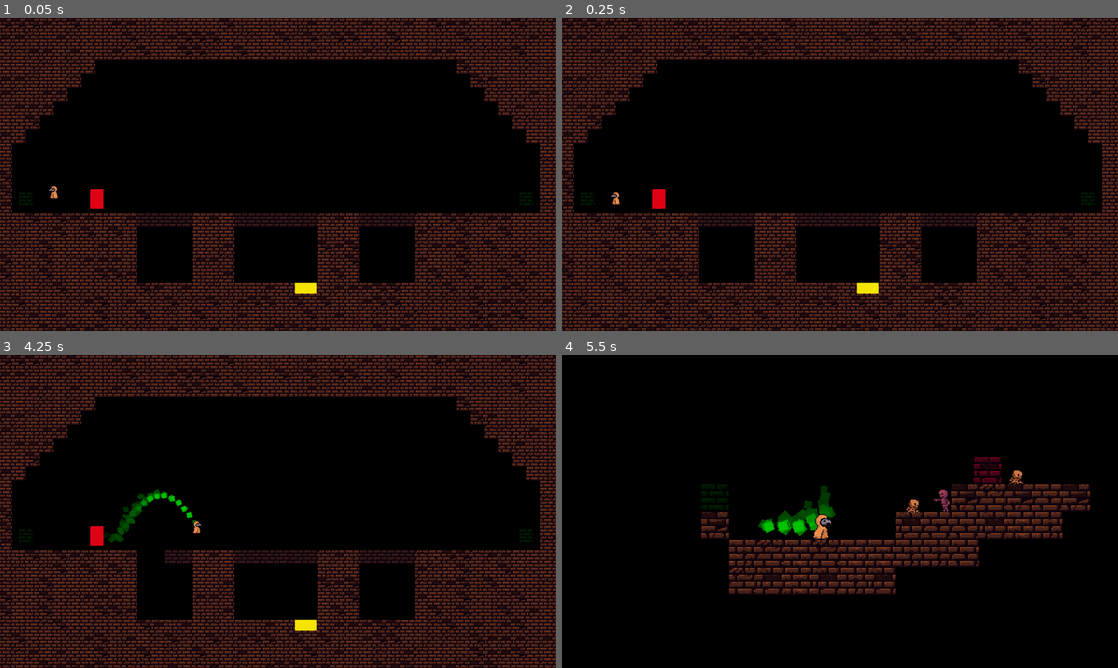
Above: before the commit, frames 1-4 (two rows, left to right).
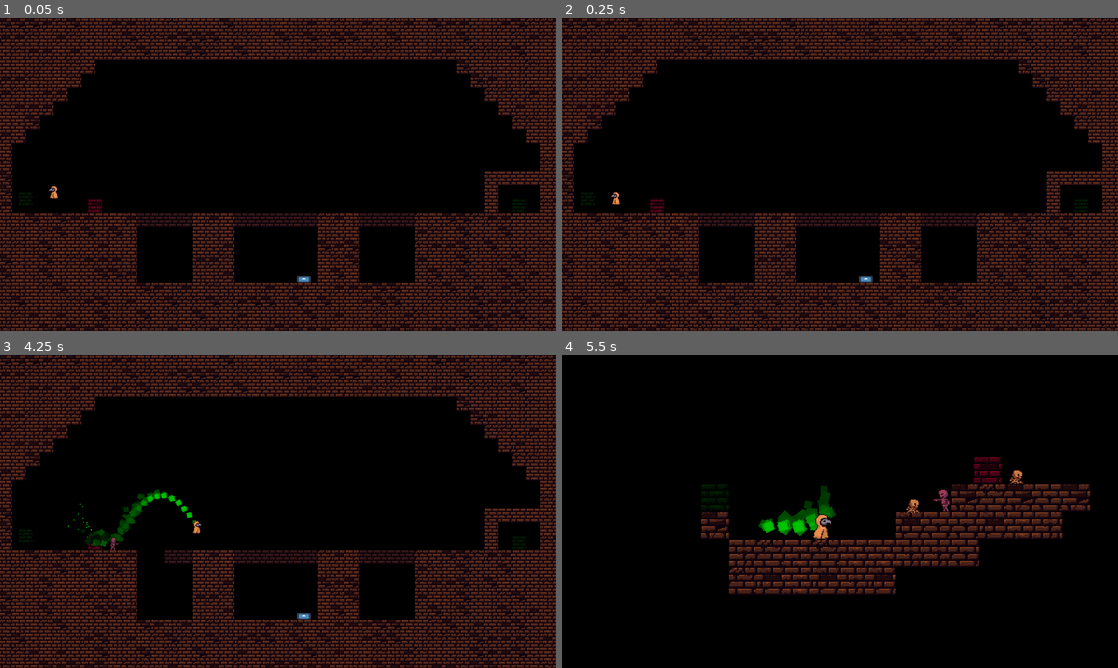
Above: after the commit, the same moments.

Repository: greatbrick0/GdFallJam2025
Game: Godot game, scene res://Scenes/Levels/level_8.tscn
Two runs of this game, one before a commit and one after it. Both use one fixed random seed, a clock stepped at 60 frames per second and the inputs below. This scene is started directly instead of the project's main scene. The engine's default icon, where the game draws it, is replaced by a stand-in: a white triangle on a blue panel in a dark square. Sound files missing from this copy of the repository are replaced by a short silence.
Inputs:
- Up to frame 1 (0.05 s): no input
- Up to frame 2 (0.25 s): no input
- Up to frame 3 (4.25 s): hold D (moveright) 0.53-2.03 s; tap E (interact) every 0.75 s from 0.6 to 3.6 s; tap Space (jump) at 0.77, 1.52, 3.02, 3.77 s; hold A (moveleft) 2.03-2.78 s; hold D (moveright) from 2.78 s (still down); tap R (reset) at 4.15 s
- Up to frame 4 (5.5 s): release D (moveright) at 4.28 s; hold A (moveleft) 4.28-5.03 s; tap E (interact) at 4.35, 5.1 s; tap Space (jump) at 4.52 s; hold D (moveright) from 5.03 s (still down)

The runs differ from the first frame. In frame 1, 0.9% of the frame differs, in the area x 15-98%, y 49-88%; in frame 2, 0.9%; in frame 3, 1.0%, in the area x 12-98%, y 47-88%; in frame 4, nothing differs.

Commit message:
Fixed All Levels

Diff:
--- /dev/null
+++ b/gdfalljam/Scenes/Level Elements/slab.tscn
@@ -0,0 +1,23 @@
+[gd_scene load_steps=3 format=3 uid="uid://dvugarm0g5oyl"]
+
+[ext_resource type="Texture2D" uid="uid://bd0sl13j16v4l" path="res://Sprites/Wall_Flat_6Variations.png" id="2_ecvwk"]
+
+[sub_resource type="RectangleShape2D" id="RectangleShape2D_oxmxq"]
+size = Vector2(64, 32)
+
+[node name="Bars" type="Node2D"]
+
+[node name="Visuals" type="Node2D" parent="."]
+
+[node name="Sprite2D" type="Sprite2D" parent="Visuals"]
+position = Vector2(0, 16)
+scale = Vector2(2, 2)
+texture = ExtResource("2_ecvwk")
+region_enabled = true
+region_rect = Rect2(0, 0, 32, 16)
+
+[node name="StaticBody2D" type="StaticBody2D" parent="."]
+
+[node name="CollisionShape2D" type="CollisionShape2D" parent="StaticBody2D"]
+position = Vector2(0, 16)
+shape = SubResource("RectangleShape2D_oxmxq")
--- a/gdfalljam/Scenes/Levels/level_13.tscn
+++ b/gdfalljam/Scenes/Levels/level_13.tscn
@@ -8,6 +8,8 @@
 [ext_resource type="PackedScene" uid="uid://le8i56mmqdmx" path="res://Scenes/Level Elements/lift.tscn" id="6_j1sqg"]
 [ext_resource type="PackedScene" uid="uid://cmrps5yfyfivq" path="res://Scenes/Level Elements/lift_follower.tscn" id="7_51crm"]
 [ext_resource type="PackedScene" uid="uid://cpeax3brrhs7m" path="res://Scenes/Level Elements/lever.tscn" id="8_2ykwf"]
+[ext_resource type="PackedScene" uid="uid://bu82tj4jc707m" path="res://Scenes/Level Elements/bars.tscn" id="9_p7cy0"]
+[ext_resource type="PackedScene" uid="uid://pu2id3yji55y" path="res://Scenes/Level Elements/pressure_plate.tscn" id="10_stmky"]
 
 [node name="Level1" type="Node2D"]
 
@@ -29,14 +31,6 @@
 scale = Vector2(2, 2)
 tile_map_data = PackedByteArray("AADo/wgAAAACAAEAAADp/wgAAAABAAAAAADq/wgAAAABAAAAAADr/wgAAAABAAAAAADs/wgAAAACAAEAAADt/w …(9600 unchanged characters)…
 tile_set = ExtResource("2_svmjr")
-
-[node name="ExitButton" type="ColorRect" parent="."]
-offset_left = 379.0
-offset_top = -556.0
-offset_right = 479.0
-offset_bottom = -506.0
-color = Color(0.955203, 0.894287, 0, 1)
-metadata/_edit_use_anchors_ = true
 
 [node name="ExitDoor2" parent="." instance=ExtResource("3_d3xne")]
 position = Vector2(984, -558)
@@ -145,5 +139,12 @@
 [node name="Lever2" parent="." instance=ExtResource("8_2ykwf")]
 position = Vector2(-1512, -366)
 
+[node name="Bars" parent="." instance=ExtResource("9_p7cy0")]
+position = Vector2(792, -558)
+
+[node name="PressurePlate" parent="." instance=ExtResource("10_stmky")]
+position = Vector2(440, -558)
+
 [connection signal="UsedLever" from="Lever" to="Lift" method="AdjustBlockersByBool"]
 [connection signal="UsedLever" from="Lever2" to="Lift2" method="AdjustBlockersByBool"]
+[connection signal="UsedPlate" from="PressurePlate" to="Bars" method="AdjustBlockersByBool"]
--- a/gdfalljam/Scenes/Levels/level_14.tscn
+++ b/gdfalljam/Scenes/Levels/level_14.tscn
@@ -1,15 +1,17 @@
-[gd_scene load_steps=6 format=4 uid="uid://d1fpj7us8o4qh"]
+[gd_scene load_steps=8 format=4 uid="uid://d1fpj7us8o4qh"]
 
 [ext_resource type="PackedScene" uid="uid://uxmg7mq10mgq" path="res://Scenes/Level Elements/player.tscn" id="1_foadf"]
 [ext_resource type="TileSet" uid="uid://y5q7a6m80lot" path="res://tileset1.tres" id="2_4t6j2"]
 [ext_resource type="PackedScene" uid="uid://eiq2oqtoafcv" path="res://Scenes/Level Elements/exit_door.tscn" id="3_4t6j2"]
 [ext_resource type="PackedScene" uid="uid://cvvui0urjk1rx" path="res://Scenes/Level Elements/bridge.tscn" id="4_lxujq"]
 [ext_resource type="PackedScene" uid="uid://dgosw5ukbqhgr" path="res://Scenes/Level Elements/grave_stone.tscn" id="5_yxi1c"]
+[ext_resource type="PackedScene" uid="uid://pu2id3yji55y" path="res://Scenes/Level Elements/pressure_plate.tscn" id="6_q7r5e"]
+[ext_resource type="PackedScene" uid="uid://dvugarm0g5oyl" path="res://Scenes/Level Elements/slab.tscn" id="7_1vycg"]
 
 [node name="Level1" type="Node2D"]
 
 [node name="Player" parent="." instance=ExtResource("1_foadf")]
-position = Vector2(-1834, 466)
+position = Vector2(-2024, 466)
 
 [node name="Camera2D" type="Camera2D" parent="."]
 position = Vector2(-616, 18)
@@ -27,33 +29,13 @@
 tile_map_data = PackedByteArray("AADe/wcAAAABAAEAAADe/wgAAAACAAEAAADe/wkAAAAAAAAAAADf/wcAAAAAAAAAAADf/wgAAAACAAEAAADf/w …(15744 unchanged characters)…
 tile_set = ExtResource("2_4t6j2")
 
-[node name="ExitButton" type="ColorRect" parent="."]
-offset_left = -1800.0
-offset_top = -558.0
-offset_right = -1700.0
-offset_bottom = -508.0
-color = Color(0.955203, 0.894287, 0, 1)
-
-[node name="ExitButton2" type="ColorRect" parent="."]
-offset_left = -1800.0
-offset_top = -238.0
-offset_right = -1700.0
-offset_bottom = -188.0
-color = Color(0.955203, 0.894287, 0, 1)
-
-[node name="ExitButton3" type="ColorRect" parent="."]
-offset_left = -1800.0
-offset_top = 146.0
-offset_right = -1700.0
-offset_bottom = 196.0
-color = Color(0.955203, 0.894287, 0, 1)
-
 [node name="ExitDoor2" parent="." instance=ExtResource("3_4t6j2")]
-position = Vector2(-1576, 498)
+position = Vector2(-1704, 466)
+blockers = 3
 nextLevel = "res://Scenes/win_screen.tscn"
 
 [node name="ExitDoor3" parent="." instance=ExtResource("3_4t6j2")]
-position = Vector2(-1992, 498)
+position = Vector2(-2120, 466)
 decorative = true
 
 [node name="Bridge2" parent="." instance=ExtResource("4_lxujq")]
@@ -172,3 +154,25 @@
 
 [node name="GraveStone3" parent="." instance=ExtResource("5_yxi1c")]
 position = Vector2(-1640, -942)
+
+[node name="PressurePlate" parent="." instance=ExtResource("6_q7r5e")]
+position = Vector2(-1768, -590)
+
+[node name="PressurePlate2" parent="." instance=ExtResource("6_q7r5e")]
+position = Vector2(-1768, -270)
+
+[node name="PressurePlate3" parent="." instance=ExtResource("6_q7r5e")]
+position = Vector2(-1768, 114)
+
+[node name="Bars" parent="." instance=ExtResource("7_1vycg")]
+position = Vector2(-1768, 146)
+
+[node name="Bars2" parent="." instance=ExtResource("7_1vycg")]
+position = Vector2(-1768, -238)
+
+[node name="Bars3" parent="." instance=ExtResource("7_1vycg")]
+position = Vector2(-1768, -558)
+
+[connection signal="UsedPlate" from="PressurePlate" to="ExitDoor2" method="AdjustBlockersByBool"]
+[connection signal="UsedPlate" from="PressurePlate2" to="ExitDoor2" method="AdjustBlockersByBool"]
+[connection signal="UsedPlate" from="PressurePlate3" to="ExitDoor2" method="AdjustBlockersByBool"]
--- a/gdfalljam/Scenes/Levels/level_4.tscn
+++ b/gdfalljam/Scenes/Levels/level_4.tscn
@@ -1,8 +1,11 @@
-[gd_scene load_steps=4 format=4 uid="uid://bjgwvb863pg6x"]
+[gd_scene load_steps=7 format=4 uid="uid://bjgwvb863pg6x"]
 
 [ext_resource type="PackedScene" uid="uid://uxmg7mq10mgq" path="res://Scenes/Level Elements/player.tscn" id="1_ur571"]
 [ext_resource type="TileSet" uid="uid://y5q7a6m80lot" path="res://tileset1.tres" id="2_xair0"]
 [ext_resource type="PackedScene" uid="uid://eiq2oqtoafcv" path="res://Scenes/Level Elements/exit_door.tscn" id="3_6grq2"]
+[ext_resource type="PackedScene" uid="uid://dgosw5ukbqhgr" path="res://Scenes/Level Elements/grave_stone.tscn" id="4_jqrsn"]
+[ext_resource type="PackedScene" uid="uid://pu2id3yji55y" path="res://Scenes/Level Elements/pressure_plate.tscn" id="5_t74h0"]
+[ext_resource type="PackedScene" uid="uid://bu82tj4jc707m" path="res://Scenes/Level Elements/bars.tscn" id="6_t74h0"]
 
 [node name="Level2" type="Node2D"]
 
@@ -22,38 +25,8 @@
 texture_filter = 1
 position = Vector2(-200, 50)
 scale = Vector2(2, 2)
-tile_map_data = PackedByteArray("AADy//b/AAAAAAEAAADy//f/AAA …(7984 unchanged characters)… AAAEAAAAPAPr/AAABAAAAAAD3//r/AAACAAEAAAA=")
+tile_map_data = PackedByteArray("AADy//b/AAAAAAEAAADy//f/AAA …(7984 unchanged characters)… AAAEAAAAPAPr/AAABAAAAAAD3//r/AAACAAEAAAAOAPr/AAABAAEAAAAPAPv/AAABAAAAAAAPAPz/AAAAAAEAAAANAPr/AAACAAAAAAAOAPv/AAACAAAAAAAOAPz/AAABAAAAAAAPAP3/AAACAAAAAAAPAP7/AAAAAAAAAAAPAP//AAAAAAAAAAA=")
 tile_set = ExtResource("2_xair0")
-
-[node name="ExitButton" type="ColorRect" parent="."]
-offset_left = 533.0
-offset_top = 126.0
-offset_right = 633.0
-offset_bottom = 176.0
-color = Color(0.955203, 0.894287, 0, 1)
-metadata/_edit_use_anchors_ = true
-
-[node name="ExitButton2" type="ColorRect" parent="."]
-offset_left = -539.0
-offset_top = 125.0
-offset_right = -439.0
-offset_bottom = 175.0
-color = Color(0.955203, 0.894287, 0, 1)
-metadata/_edit_use_anchors_ = true
-
-[node name="Gravestone" type="ColorRect" parent="."]
-offset_left = -181.0
-offset_top = 65.0
-offset_right = -121.0
-offset_bottom = 155.0
-color = Color(0.876153, 0, 0.0757443, 1)
-
-[node name="Gravestone2" type="ColorRect" parent="."]
-offset_left = 177.0
-offset_top = 63.0
-offset_right = 237.0
-offset_bottom = 153.0
-color = Color(0.876153, 0, 0.0757443, 1)
 
 [node name="ExitDoor" parent="." instance=ExtResource("3_6grq2")]
 position = Vector2(920, 82)
@@ -62,3 +35,22 @@
 [node name="ExitDoor2" parent="." instance=ExtResource("3_6grq2")]
 position = Vector2(-872, 82)
 decorative = true
+
+[node name="GraveStone" parent="." instance=ExtResource("4_jqrsn")]
+position = Vector2(-168, 82)
+
+[node name="GraveStone2" parent="." instance=ExtResource("4_jqrsn")]
+position = Vector2(216, 82)
+
+[node name="PressurePlate" parent="." instance=ExtResource("5_t74h0")]
+position = Vector2(-488, 82)
+
+[node name="PressurePlate2" parent="." instance=ExtResource("5_t74h0")]
+position = Vector2(568, 82)
+
+[node name="Bars" parent="." instance=ExtResource("6_t74h0")]
+position = Vector2(792, 82)
+blockers = 2
+
+[connection signal="UsedPlate" from="PressurePlate" to="Bars" method="AdjustBlockersByBool"]
+[connection signal="UsedPlate" from="PressurePlate2" to="Bars" method="AdjustBlockersByBool"]
--- a/gdfalljam/Scenes/Levels/level_5.tscn
+++ b/gdfalljam/Scenes/Levels/level_5.tscn
@@ -1,8 +1,10 @@
-[gd_scene load_steps=4 format=4 uid="uid://co54750gmxif5"]
+[gd_scene load_steps=6 format=4 uid="uid://co54750gmxif5"]
 
 [ext_resource type="PackedScene" uid="uid://uxmg7mq10mgq" path="res://Scenes/Level Elements/player.tscn" id="1_efpaj"]
 [ext_resource type="TileSet" uid="uid://y5q7a6m80lot" path="res://tileset1.tres" id="2_arbu7"]
 [ext_resource type="PackedScene" uid="uid://eiq2oqtoafcv" path="res://Scenes/Level Elements/exit_door.tscn" id="3_arbu7"]
+[ext_resource type="PackedScene" uid="uid://dgosw5ukbqhgr" path="res://Scenes/Level Elements/grave_stone.tscn" id="4_sanrf"]
+[ext_resource type="PackedScene" uid="uid://pu2id3yji55y" path="res://Scenes/Level Elements/pressure_plate.tscn" id="5_2634h"]
 
 [node name="Level2" type="Node2D"]
 
@@ -25,25 +27,19 @@
 tile_map_data = PackedByteArray("AADy/wgAAAACAAEAAADz/wgAAAAAAAEAAAD0/wgAAAACAAAAAAD1/wgAAAABAAAAAAD2/wgAAAABAAAAAAD3/w …(8576 unchanged characters)…
 tile_set = ExtResource("2_arbu7")
 
-[node name="ExitButton" type="ColorRect" parent="."]
-offset_left = 148.0
-offset_top = 303.0
-offset_right = 248.0
-offset_bottom = 353.0
-color = Color(0.955203, 0.894287, 0, 1)
-metadata/_edit_use_anchors_ = true
-
-[node name="Gravestone" type="ColorRect" parent="."]
-offset_left = -121.0
-offset_top = -135.0
-offset_right = -61.0
-offset_bottom = -45.0
-color = Color(0.876153, 0, 0.0757443, 1)
-
 [node name="ExitDoor" parent="." instance=ExtResource("3_arbu7")]
 position = Vector2(216, -46)
+blockers = 1
 nextLevel = "res://Scenes/Levels/level_6.tscn"
 
 [node name="ExitDoor2" parent="." instance=ExtResource("3_arbu7")]
 position = Vector2(-776, 274)
 decorative = true
+
+[node name="GraveStone" parent="." instance=ExtResource("4_sanrf")]
+position = Vector2(-104, -46)
+
+[node name="PressurePlate" parent="." instance=ExtResource("5_2634h")]
+position = Vector2(216, 274)
+
+[connection signal="UsedPlate" from="PressurePlate" to="ExitDoor" method="AdjustBlockersByBool"]
--- a/gdfalljam/Scenes/Levels/level_7.tscn
+++ b/gdfalljam/Scenes/Levels/level_7.tscn
@@ -1,9 +1,11 @@
-[gd_scene load_steps=5 format=4 uid="uid://bw3clcc4rhe6t"]
+[gd_scene load_steps=7 format=4 uid="uid://bw3clcc4rhe6t"]
 
 [ext_resource type="PackedScene" uid="uid://uxmg7mq10mgq" path="res://Scenes/Level Elements/player.tscn" id="1_vb8ac"]
 [ext_resource type="TileSet" uid="uid://y5q7a6m80lot" path="res://tileset1.tres" id="2_10co4"]
 [ext_resource type="PackedScene" uid="uid://eiq2oqtoafcv" path="res://Scenes/Level Elements/exit_door.tscn" id="3_vb8ac"]
 [ext_resource type="PackedScene" uid="uid://cvvui0urjk1rx" path="res://Scenes/Level Elements/bridge.tscn" id="4_10co4"]
+[ext_resource type="PackedScene" uid="uid://dgosw5ukbqhgr" path="res://Scenes/Level Elements/grave_stone.tscn" id="5_hubum"]
+[ext_resource type="PackedScene" uid="uid://pu2id3yji55y" path="res://Scenes/Level Elements/pressure_plate.tscn" id="6_qhxxe"]
 
 [node name="Level2" type="Node2D"]
 
@@ -25,27 +27,13 @@
 tile_map_data = PackedByteArray("AADu/wsAAAACAAEAAADv/wsAAAAAAAEAAADw/wsAAAAAAAEAAADx/wsAAAACAAEAAADy/wsAAAAAAAEAAADz/w …(10512 unchanged characters)…
 tile_set = ExtResource("2_10co4")
 
-[node name="ExitButton" type="ColorRect" parent="."]
-offset_left = 465.0
-offset_top = 499.0
-offset_right = 565.0
-offset_bottom = 549.0
-color = Color(0.955203, 0.894287, 0, 1)
-metadata/_edit_use_anchors_ = true
-
-[node name="Gravestone" type="ColorRect" parent="."]
-offset_left = -901.0
-offset_top = 65.0
-offset_right = -841.0
-offset_bottom = 155.0
-color = Color(0.876153, 0, 0.0757443, 1)
-
 [node name="ExitDoor2" parent="." instance=ExtResource("3_vb8ac")]
-position = Vector2(1144, 114)
+position = Vector2(1112, 146)
+blockers = 1
 nextLevel = "res://Scenes/Levels/level_8.tscn"
 
 [node name="ExitDoor3" parent="." instance=ExtResource("3_vb8ac")]
-position = Vector2(-1160, 114)
+position = Vector2(-1128, 146)
 decorative = true
 
 [node name="Bridge3" parent="." instance=ExtResource("4_10co4")]
@@ -83,3 +71,11 @@
 
 [node name="Bridge14" parent="." instance=ExtResource("4_10co4")]
 position = Vector2(536, 210)
+
+[node name="GraveStone" parent="." instance=ExtResource("5_hubum")]
+position = Vector2(-872, 146)
+
+[node name="PressurePlate" parent="." instance=ExtResource("6_qhxxe")]
+position = Vector2(504, 530)
+
+[connection signal="UsedPlate" from="PressurePlate" to="ExitDoor2" method="AdjustBlockersByBool"]
--- a/gdfalljam/Scenes/Levels/level_8.tscn
+++ b/gdfalljam/Scenes/Levels/level_8.tscn
@@ -1,9 +1,12 @@
-[gd_scene load_steps=5 format=4 uid="uid://wyro687p15re"]
+[gd_scene load_steps=8 format=4 uid="uid://wyro687p15re"]
 
 [ext_resource type="PackedScene" uid="uid://uxmg7mq10mgq" path="res://Scenes/Level Elements/player.tscn" id="1_hggss"]
 [ext_resource type="TileSet" uid="uid://y5q7a6m80lot" path="res://tileset1.tres" id="2_rt0ev"]
 [ext_resource type="PackedScene" uid="uid://eiq2oqtoafcv" path="res://Scenes/Level Elements/exit_door.tscn" id="3_wb0au"]
 [ext_resource type="PackedScene" uid="uid://cvvui0urjk1rx" path="res://Scenes/Level Elements/bridge.tscn" id="4_vrrej"]
+[ext_resource type="PackedScene" uid="uid://dgosw5ukbqhgr" path="res://Scenes/Level Elements/grave_stone.tscn" id="5_ovpfc"]
+[ext_resource type="PackedScene" uid="uid://pu2id3yji55y" path="res://Scenes/Level Elements/pressure_plate.tscn" id="6_dqeop"]
+[ext_resource type="PackedScene" uid="uid://bu82tj4jc707m" path="res://Scenes/Level Elements/bars.tscn" id="7_0omm7"]
 
 [node name="Level2" type="Node2D"]
 
@@ -22,26 +25,11 @@
 texture_filter = 1
 position = Vector2(-200, 50)
 scale = Vector2(2, 2)
-tile_map_data = PackedByteArray("AADu/wsAAAABAAEAAADv/wsAAAA …(10272 unchanged characters)… BAAEAAAAIAAUAAAABAAEAAAAIAAYAAAAAAAAAAAA=")
+tile_map_data = PackedByteArray("AADu/wsAAAABAAEAAADv/wsAAAA …(10272 unchanged characters)… BAAEAAAAIAAUAAAABAAEAAAAIAAYAAAAAAAAAAAASAP//AAACAAEAAAATAP//AAACAAEAAAAUAP//AAAAAAAAAAAVAP//AAAAAAAAAAASAAAAAAAAAAAAAAA=")
 tile_set = ExtResource("2_rt0ev")
 
-[node name="ExitButton" type="ColorRect" parent="."]
-offset_left = 79.0
-offset_top = 499.0
-offset_right = 179.0
-offset_bottom = 549.0
-color = Color(0.955203, 0.894287, 0, 1)
-metadata/_edit_use_anchors_ = true
-
-[node name="Gravestone" type="ColorRect" parent="."]
-offset_left = -863.0
-offset_top = 69.0
-offset_right = -803.0
-offset_bottom = 159.0
-color = Color(0.876153, 0, 0.0757443, 1)
-
 [node name="ExitDoor2" parent="." instance=ExtResource("3_wb0au")]
-position = Vector2(1144, 114)
+position = Vector2(1112, 146)
 nextLevel = "res://Scenes/Levels/level_9.tscn"
 
 [node name="ExitDoor3" parent="." instance=ExtResource("3_wb0au")]
@@ -89,3 +77,14 @@
 
 [node name="Bridge17" parent="." instance=ExtResource("4_vrrej")]
 position = Vector2(152, 210)
+
+[node name="GraveStone" parent="." instance=ExtResource("5_ovpfc")]
+position = Vector2(-840, 146)
+
+[node name="PressurePlate" parent="." instance=ExtResource("6_dqeop")]
+position = Vector2(120, 466)
+
+[node name="Bars" parent="." instance=ExtResource("7_0omm7")]
+position = Vector2(984, 146)
+
+[connection signal="UsedPlate" from="PressurePlate" to="Bars" method="AdjustBlockersByBool"]
--- a/gdfalljam/Scenes/main_menu.tscn
+++ b/gdfalljam/Scenes/main_menu.tscn
@@ -1,7 +1,8 @@
-[gd_scene load_steps=7 format=3 uid="uid://hhfpsx1l1wxf"]
+[gd_scene load_steps=8 format=3 uid="uid://hhfpsx1l1wxf"]
 
 [ext_resource type="FontFile" uid="uid://byd1mg16qsm8y" path="res://Fonts/ModernDOS8x16.ttf" id="1_28flt"]
 [ext_resource type="Script" uid="uid://lojkkhbb252j" path="res://Scripts/menu_control.gd" id="1_48xlc"]
+[ext_resource type="Texture2D" uid="uid://2nq6ijg0q5k5" path="res://Sprites/TitleBackground.png" id="2_1ehe0"]
 
 [sub_resource type="StyleBoxFlat" id="StyleBoxFlat_1ehe0"]
 bg_color = Color(0, 0, 0, 0)
@@ -53,14 +54,15 @@
 size_flags_vertical = 3
 script = ExtResource("1_48xlc")
 
-[node name="BackgroundPlate" type="ColorRect" parent="MenuControl"]
+[node name="BackgroundPlate" type="TextureRect" parent="MenuControl"]
 layout_mode = 1
 anchors_preset = 15
 anchor_right = 1.0
 anchor_bottom = 1.0
 grow_horizontal = 2
 grow_vertical = 2
-color = Color(0.258064, 0.219727, 0.292969, 1)
+texture = ExtResource("2_1ehe0")
+stretch_mode = 6
 
 [node name="Title" type="Label" parent="MenuControl"]
 layout_mode = 1
@@ -77,30 +79,7 @@
 theme_override_constants/shadow_offset_y = 4
 theme_override_fonts/font = ExtResource("1_28flt")
 theme_override_font_sizes/font_size = 82
-text = "JAM GAME 2025"
-horizontal_alignment = 1
-vertical_alignment = 1
-
-[node name="tempText" type="Label" parent="MenuControl"]
-layout_mode = 1
-anchors_preset = 8
-anchor_left = 0.5
-anchor_top = 0.5
-anchor_right = 0.5
-anchor_bottom = 0.5
-offset_left = -527.0
-offset_top = 3.99997
-offset_right = 80.0
-offset_bottom = 111.0
-grow_horizontal = 2
-grow_vertical = 2
-rotation = -0.174533
-theme_override_colors/font_shadow_color = Color(0, 0, 0, 1)
-theme_override_constants/shadow_offset_x = 3
-theme_override_constants/shadow_offset_y = 3
-theme_override_fonts/font = ExtResource("1_28flt")
-theme_override_font_sizes/font_size = 30
-text = "(replace background with screenshot later)"
+text = "NECROMANCER'S CURSE"
 horizontal_alignment = 1
 vertical_alignment = 1
 
--- a/gdfalljam/Scenes/music_manager.tscn
+++ b/gdfalljam/Scenes/music_manager.tscn
@@ -1,8 +1,9 @@
-[gd_scene load_steps=6 format=3 uid="uid://dmms4nj1mw5md"]
+[gd_scene load_steps=7 format=3 uid="uid://dmms4nj1mw5md"]
 
 [ext_resource type="Script" uid="uid://cukehgwm7pr8" path="res://Scripts/music_manager.gd" id="1_h6rv6"]
 [ext_resource type="AudioStream" uid="uid://d0lrbaqehtl4c" path="res://Sounds/blipFail1.wav" id="3_sdmu8"]
 [ext_resource type="AudioStream" uid="uid://bbrckkugj68xy" path="res://Sounds/Crumble.wav" id="4_b40f5"]
+[ext_resource type="AudioStream" uid="uid://c5gf5qgb4d61i" path="res://Sounds/burn.wav" id="5_a0g8o"]
 [ext_resource type="AudioStream" uid="uid://bh0ty3co75y2q" path="res://Sounds/blipSelect1.wav" id="7_m1xhr"]
 
 [sub_resource type="AudioStreamGenerator" id="AudioStreamGenerator_a0g8o"]
@@ -42,6 +43,10 @@
 stream = ExtResource("4_b40f5")
 volume_db = -10.0
 
+[node name="Burn" type="AudioStreamPlayer" parent="GeneralEffects"]
+stream = ExtResource("5_a0g8o")
+volume_db = -10.0
+
 [connection signal="finished" from="Track0" to="." method="OnTrackFinished" binds= [0]]
 [connection signal="finished" from="Track1" to="." method="OnTrackFinished" binds= [1]]
 [connection signal="finished" from="Track2" to="." method="OnTrackFinished" binds= [2]]
--- a/gdfalljam/Scripts/bridge.gd
+++ b/gdfalljam/Scripts/bridge.gd
@@ -4,4 +4,5 @@
 	call_deferred("AttemptDestroyBridge")
 
 func AttemptDestroyBridge() -> void:
+	MusicManager.PlayGeneral(3)
 	queue_free()
--- a/gdfalljam/project.godot
+++ b/gdfalljam/project.godot
@@ -10,10 +10,10 @@
 
 [application]
 
-config/name="GdFallJam"
+config/name="Necromancer's Curse"
 run/main_scene="uid://hhfpsx1l1wxf"
 config/features=PackedStringArray("4.4", "GL Compatibility")
-config/icon="res://icon.svg"
+config/icon="uid://cu571fcs5s37o"
 
 [autoload]
 
Not shown: 1 places in gdfalljam/Scenes/Levels/level_13.tscn that only renumber resources
Not shown, added: gdfalljam/Sounds/burn.wav.import
Binary file added: gdfalljam/Sprites/NecromancerIcon.png
Not shown, added: gdfalljam/Sprites/NecromancerIcon.png.import
Binary file added: gdfalljam/Sprites/TitleBackground.png
Not shown, added: gdfalljam/Sprites/TitleBackground.png.import
Not shown, added: gdfalljam/Sounds/burn.wav
